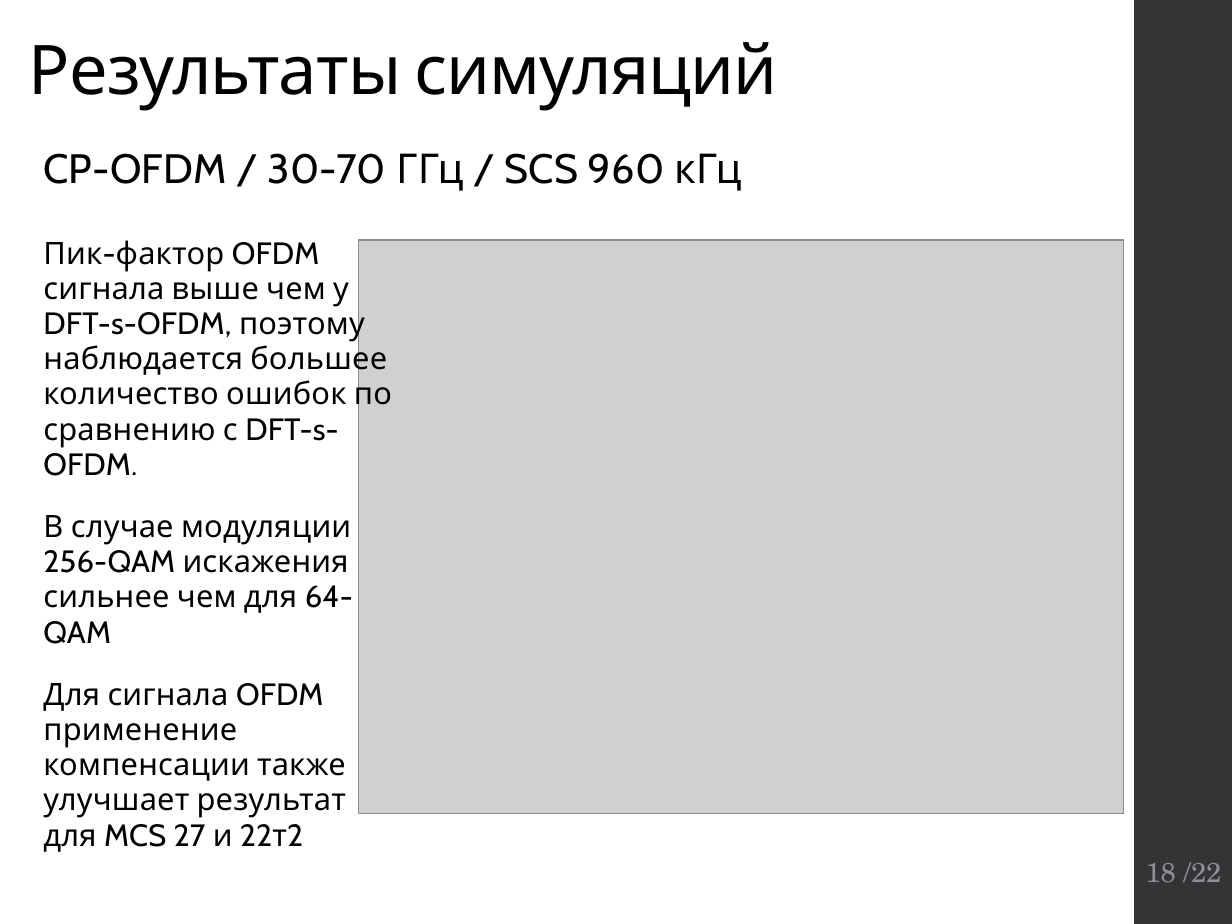
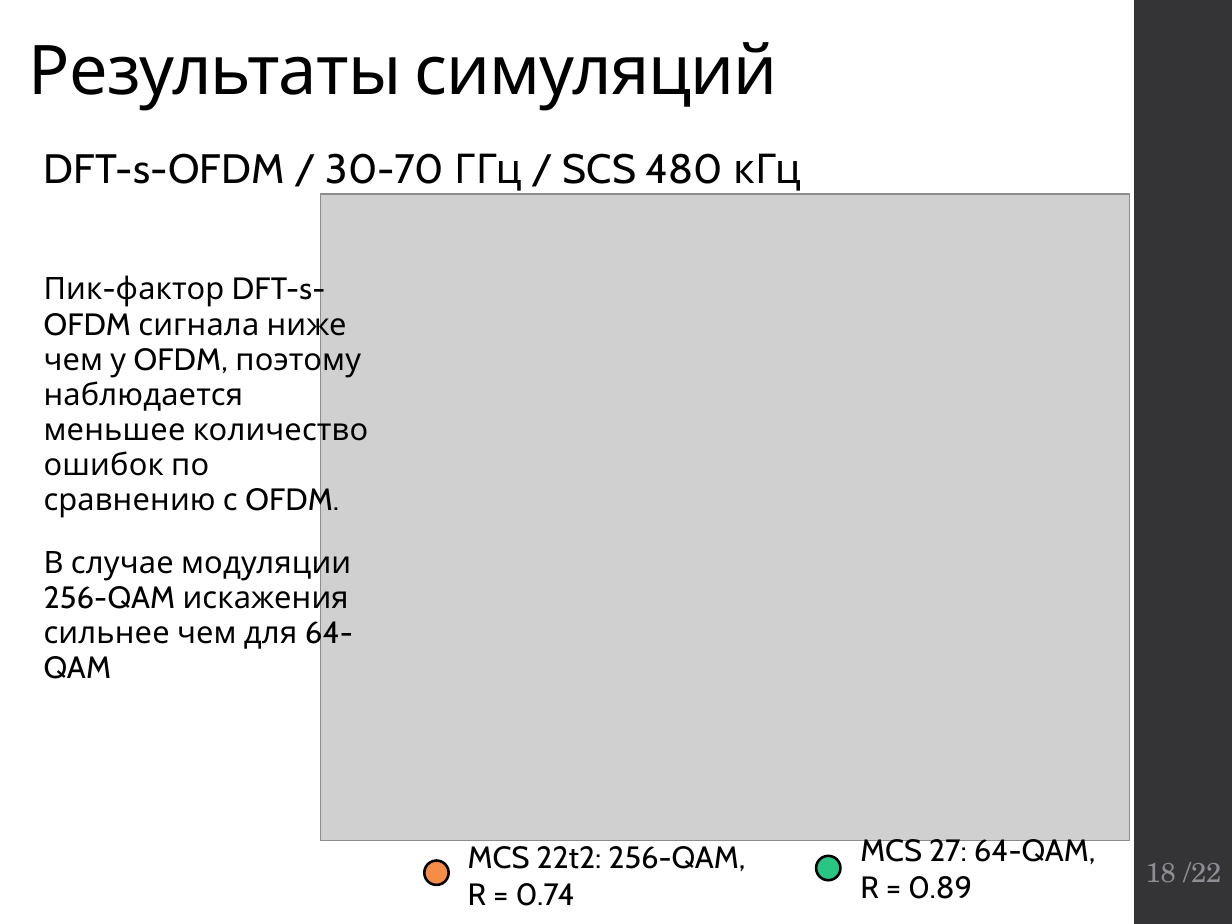
Before and after one commit to kannab98/graduation-paper, a slide deck: slide 18 of Presentation.pptx. Drawn at 1232x924 pixels with LibreOffice and Linux fonts; fonts in the diff are those of the drawing; grey boxes stand for pictures. Boxes give left, top, right and bottom in pixels: in the first picture for what was removed or moved away, otherwise in the second. Text is boxed around its words. In the diff, an @@ line names an element or a change of style, - is before the commit and + after.

```diff
--- a/Presentation.pptx
+++ b/Presentation.pptx
@@ text at box(43, 153, 801, 194): text changed @@
-CP-OFDM / 30-70 ГГц / SCS 960 кГц
+DFT-s-OFDM / 30-70 ГГц / SCS 480 кГц
@@ picture: place and size @@
-picture at box(359, 240, 1124, 814)
+picture at box(320, 195, 1129, 841)
@@ text "Пик-фактор DFT-s-OFDM сигнала ниже чем ...": place and size @@
-text "Пик-фактор DFT-s-OFDM сигнала ниже чем ..." at box(43, 240, 392, 852)
+text "Пик-фактор DFT-s-OFDM сигнала ниже чем ..." at box(44, 273, 368, 679)
@@ text at box(44, 273, 368, 518): text changed @@
-Пик-фактор OFDM сигнала выше чем у DFT-s-OFDM, поэтому наблюдается большее количество ошибок по сравнению с DFT-s-OFDM.
+Пик-фактор DFT-s-OFDM сигнала ниже чем у OFDM, поэтому наблюдается меньшее количество ошибок по сравнению с OFDM.
@@ text at box(43, 683, 346, 852): paragraph removed @@
-Для сигнала OFDM применение компенсации также улучшает результат для MCS 27 и 22т2
@@ text added at box(860, 835, 1096, 899), 18 pt, text #000000 @@
+MCS 27: 64-QAM,
+R = 0.89
@@ ellipse added at box(424, 861, 448, 886), fill #F58C47, outline #000000 1.5 pt @@
@@ text added at box(468, 846, 745, 906), 18 pt, text #000000 @@
+MCS 22t2: 256-QAM, R = 0.74
@@ ellipse added at box(816, 856, 840, 881), fill #29C582, outline #000000 1.5 pt @@
```
Also in this commit, not shown: 14 other slides changed, 2 slides added, 1 other file.
